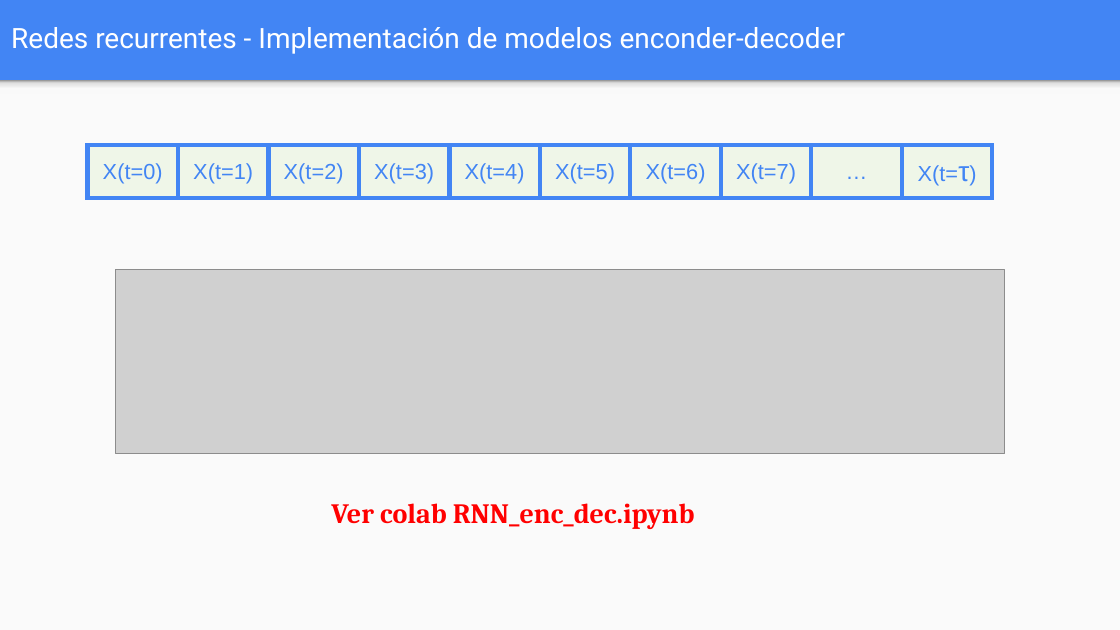
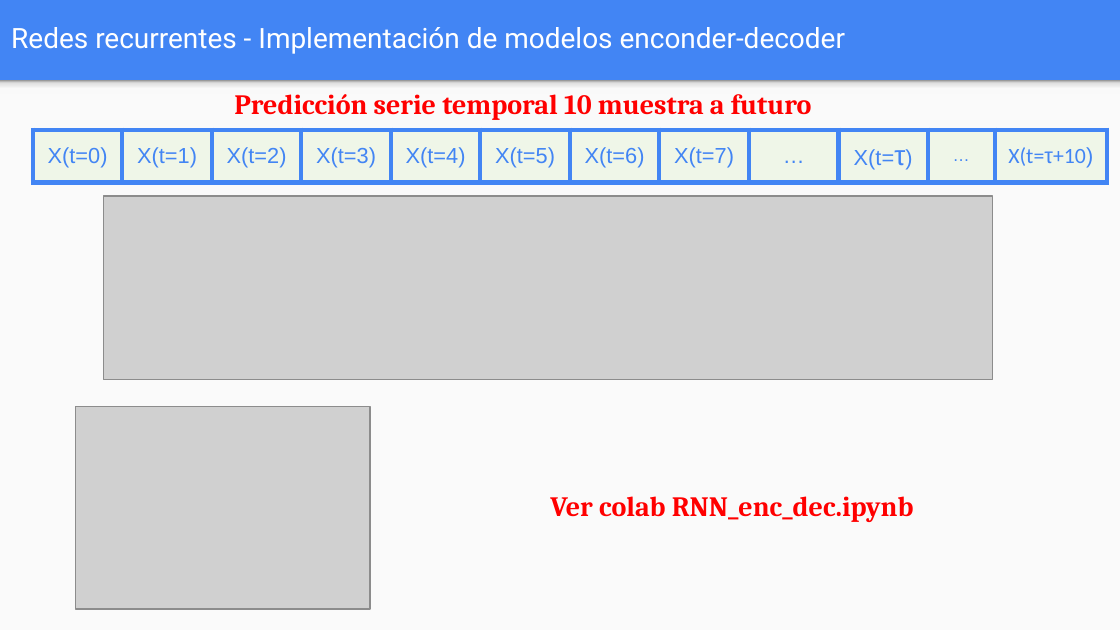
Before and after one commit to FIUBA-Posgrado-Inteligencia-Artificial/aprendizaje_profundo, a slide deck: slide 32 of clase_6/teoria/Clase_6.pptx. Drawn at 1120x630 pixels with LibreOffice and Linux fonts; fonts in the diff are those of the drawing; grey boxes stand for pictures. Boxes give left, top, right and bottom in pixels: in the first picture for what was removed or moved away, otherwise in the second. Text is boxed around its words. In the diff, an @@ line names an element or a change of style, - is before the commit and + after.

```diff
--- a/clase_6/teoria/Clase_6.pptx
+++ b/clase_6/teoria/Clase_6.pptx
@@ text added at [234, 94, 812, 120], 18 pt, text #FF0000, bold @@
+Predicción serie temporal 10 muestra a futuro
@@ table at [32, 130, 1108, 183] @@
+column 11: …
+column 12: X(t=τ+10)
@@ table: place and size @@
-table at [87, 146, 995, 198]
+table at [32, 130, 1108, 183]
@@ picture: place and size @@
-picture at [115, 270, 1005, 454]
+picture at [103, 196, 992, 380]
@@ picture added at [76, 407, 371, 609] @@
@@ text "Ver colab RNN_enc_dec.ipynb": place and size @@
-text "Ver colab RNN_enc_dec.ipynb" at [331, 503, 695, 529]
+text "Ver colab RNN_enc_dec.ipynb" at [550, 496, 914, 522]
```
Also in this commit, not shown: 3 other slides changed, 6 slides added, 6 other files.
